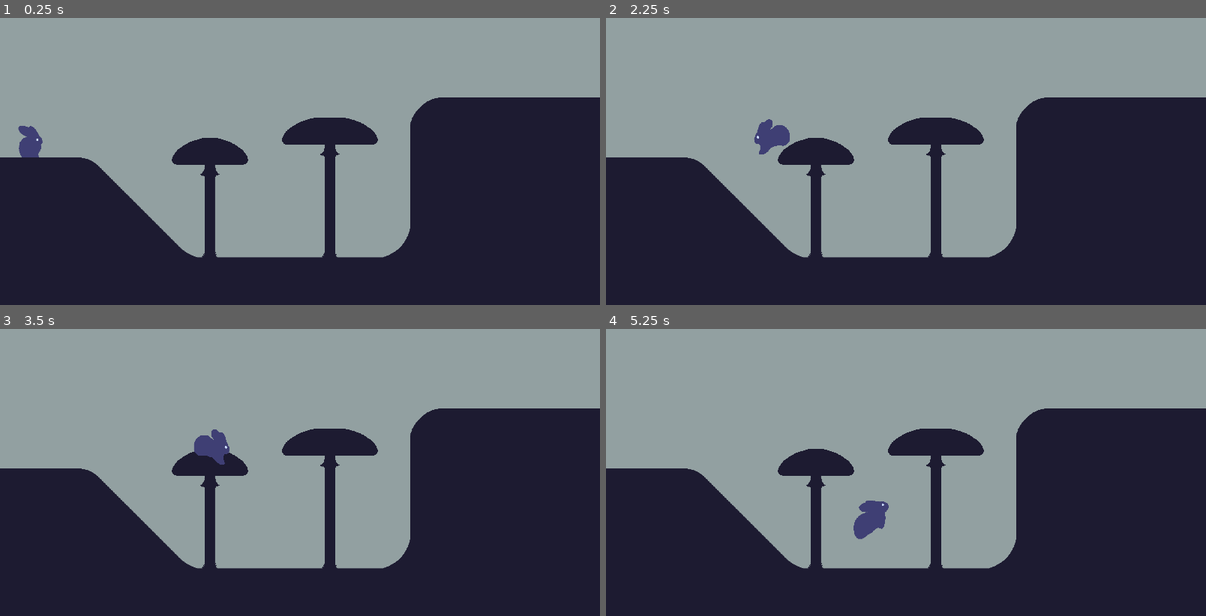
Above: before the commit, frames 1-4 (two rows, left to right).
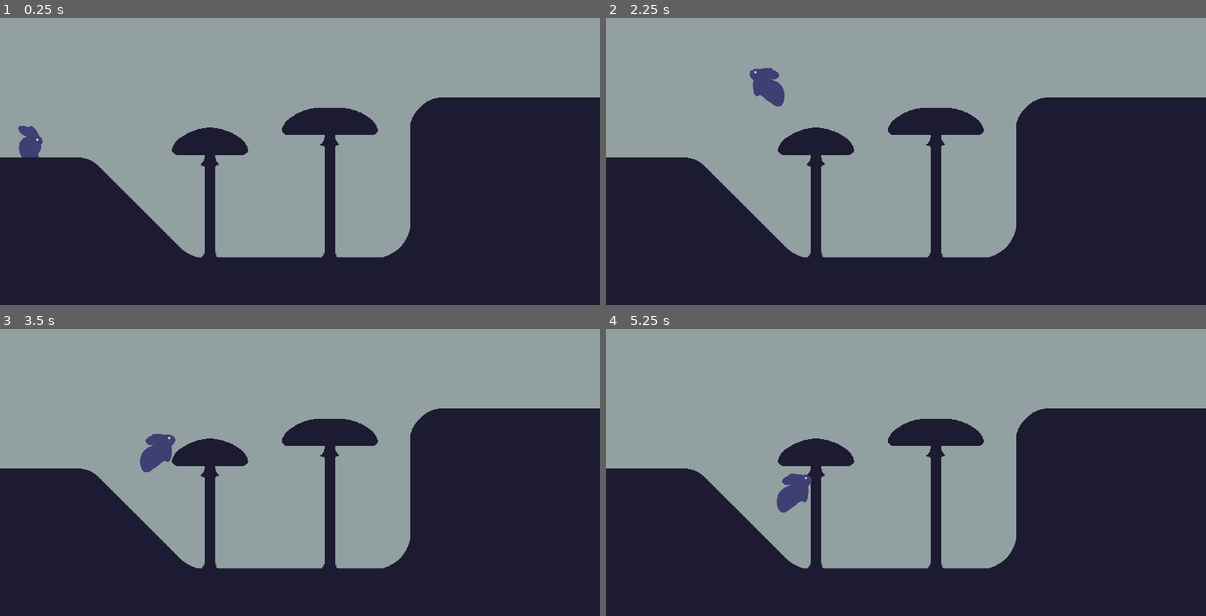
Above: after the commit, the same moments.

Repository: FuryGhost/AberrantMoon
Game: Godot game, scene res://scenes/main.tscn
The game is run twice, just before and just after one commit, with the same random seed, the same clock (stepped at 60 frames per second) and the same inputs.
Inputs:
- Up to frame 1 (0.25 s): no input
- Up to frame 2 (2.25 s): tap Enter (jump) at 0.5, 0.6, 0.77, 1.07, 1.35, 1.52, 1.82, 2.1 s; hold Right (move_right) 0.53-2.03 s; hold Left (move_left) from 2.03 s (still down)
- Up to frame 3 (3.5 s): release Left (move_left) at 2.78 s; hold Right (move_right) from 2.78 s (still down); tap Enter (jump) at 2.85, 3.02, 3.32 s
- Up to frame 4 (5.25 s): tap Enter (jump) at 3.6, 3.77, 4.07, 4.35, 4.52, 4.82, 5.1 s; release Right (move_right) at 4.28 s; hold Left (move_left) 4.28-5.03 s; hold Right (move_right) from 5.03 s (still down)

The runs differ from the first frame. In frame 1, 1.8% of the frame differs, in the area x 28-63%, y 31-56%; in frame 2, 2.8%; in frame 3, 2.6%; in frame 4, 2.9%, in the area x 28-63%, y 31-74%.

Commit message:
Added collision to mushrooms

Diff:
--- a/scenes/levels/level_1.tscn
+++ b/scenes/levels/level_1.tscn
@@ -1,7 +1,13 @@
-[gd_scene load_steps=5 format=3 uid="uid://bn218lmd123g4"]
+[gd_scene load_steps=7 format=3 uid="uid://bn218lmd123g4"]
 
 [ext_resource type="Script" path="res://scenes/levels/level_1.gd" id="1_43jy7"]
 [ext_resource type="Texture2D" uid="uid://bne7edw5fcbl8" path="res://art/spritesheets/foreground_spritesheet.png" id="2_5xrkk"]
+
+[sub_resource type="TileMapPattern" id="TileMapPattern_3foua"]
+tile_data = PackedInt32Array(0, 262144, 0, 65536, 262144, 1, 1, 327680, 0, 65537, 327680, 1, 2, 393216, 0, 65538, 393216, 1, 3, 458752, 0, 65539, 458752, 1, 4, 524288, 0, 65540, 524288, 1)
+
+[sub_resource type="TileMapPattern" id="TileMapPattern_u72hr"]
+tile_data = PackedInt32Array(0, 262144, 2, 65536, 262144, 3, 1, 327680, 2, 65537, 327680, 3, 2, 393216, 2, 65538, 393216, 3, 3, 458752, 2, 65539, 458752, 3, 4, 524288, 2, 65540, 524288, 3)
 
 [sub_resource type="TileSetAtlasSource" id="TileSetAtlasSource_hbb50"]
 texture = ExtResource("2_5xrkk")
@@ -10,10 +16,12 @@
 0:0/0/physics_layer_0/linear_velocity = Vector2(0, 0)
 0:0/0/physics_layer_0/angular_velocity = 0.0
 0:0/0/physics_layer_0/polygon_0/points = PackedVector2Array(-32, -32, 32, -32, 32, 32, -32, 32)
-4:0/size_in_atlas = Vector2i(5, 2)
 4:0/0 = 0
 4:0/0/physics_layer_0/linear_velocity = Vector2(0, 0)
 4:0/0/physics_layer_0/angular_velocity = 0.0
+4:0/0/physics_layer_0/polygon_0/points = PackedVector2Array(19.4454, 11.6673, 32, 1.41421, 32, 32, 6.5, 32)
+4:0/0/physics_layer_0/polygon_0/one_way = true
+4:0/0/physics_layer_0/polygon_0/one_way_margin = 4.0
 9:0/0 = 0
 9:0/0/physics_layer_0/linear_velocity = Vector2(0, 0)
 9:0/0/physics_layer_0/angular_velocity = 0.0
@@ -85,15 +93,97 @@
 3:4/0/physics_layer_0/linear_velocity = Vector2(0, 0)
 3:4/0/physics_layer_0/angular_velocity = 0.0
 3:4/0/physics_layer_0/polygon_0/points = PackedVector2Array(32, 0, 32, 32, -32, 32, -2, 7.5)
-4:2/size_in_atlas = Vector2i(5, 2)
+5:0/0 = 0
+5:0/0/physics_layer_0/linear_velocity = Vector2(0, 0)
+5:0/0/physics_layer_0/angular_velocity = 0.0
+5:0/0/physics_layer_0/polygon_0/points = PackedVector2Array(-32, 1, -2.5, -17, 32, -28, 32, 32, -32, 32)
+5:0/0/physics_layer_0/polygon_0/one_way = true
+5:0/0/physics_layer_0/polygon_0/one_way_margin = 4.0
+6:0/0 = 0
+6:0/0/physics_layer_0/linear_velocity = Vector2(0, 0)
+6:0/0/physics_layer_0/angular_velocity = 0.0
+6:0/0/physics_layer_0/polygon_0/points = PackedVector2Array(-32, -28.2843, 1.5, -32, 32, -28.2843, 32, 32, -32, 32)
+6:0/0/physics_layer_0/polygon_0/one_way = true
+6:0/0/physics_layer_0/polygon_0/one_way_margin = 4.0
+7:0/0 = 0
+7:0/0/physics_layer_0/linear_velocity = Vector2(0, 0)
+7:0/0/physics_layer_0/angular_velocity = 0.0
+7:0/0/physics_layer_0/polygon_0/points = PackedVector2Array(-32, -28.5088, 3.57165, -16.2709, 32, 1.33635, 32, 32, -32, 32)
+7:0/0/physics_layer_0/polygon_0/one_way = true
+7:0/0/physics_layer_0/polygon_0/one_way_margin = 4.0
+8:0/0 = 0
+8:0/0/physics_layer_0/linear_velocity = Vector2(0, 0)
+8:0/0/physics_layer_0/angular_velocity = 0.0
+8:0/0/physics_layer_0/polygon_0/points = PackedVector2Array(-32, 1, -18.8988, 11.6543, -6.92957, 32, -32, 32)
+8:0/0/physics_layer_0/polygon_0/one_way = true
+8:0/0/physics_layer_0/polygon_0/one_way_margin = 4.0
+8:1/0 = 0
+8:1/0/physics_layer_0/linear_velocity = Vector2(0, 0)
+8:1/0/physics_layer_0/angular_velocity = 0.0
+7:1/0 = 0
+7:1/0/physics_layer_0/linear_velocity = Vector2(0, 0)
+7:1/0/physics_layer_0/angular_velocity = 0.0
+6:1/0 = 0
+6:1/0/physics_layer_0/linear_velocity = Vector2(0, 0)
+6:1/0/physics_layer_0/angular_velocity = 0.0
+5:1/0 = 0
+5:1/0/physics_layer_0/linear_velocity = Vector2(0, 0)
+5:1/0/physics_layer_0/angular_velocity = 0.0
+4:1/0 = 0
+4:1/0/physics_layer_0/linear_velocity = Vector2(0, 0)
+4:1/0/physics_layer_0/angular_velocity = 0.0
 4:2/0 = 0
 4:2/0/physics_layer_0/linear_velocity = Vector2(0, 0)
 4:2/0/physics_layer_0/angular_velocity = 0.0
+4:2/0/physics_layer_0/polygon_0/points = PackedVector2Array(-10, 8, 32, -18, 32, 32, -24, 32)
+4:2/0/physics_layer_0/polygon_0/one_way = true
+4:2/0/physics_layer_0/polygon_0/one_way_margin = 4.0
+5:2/0 = 0
+5:2/0/physics_layer_0/linear_velocity = Vector2(0, 0)
+5:2/0/physics_layer_0/angular_velocity = 0.0
+5:2/0/physics_layer_0/polygon_0/points = PackedVector2Array(-32, -17, -3.5, -28, 32, -32, 32, 32, -32, 32)
+5:2/0/physics_layer_0/polygon_0/one_way = true
+5:2/0/physics_layer_0/polygon_0/one_way_margin = 4.0
+6:2/0 = 0
+6:2/0/physics_layer_0/linear_velocity = Vector2(0, 0)
+6:2/0/physics_layer_0/angular_velocity = 0.0
+6:2/0/physics_layer_0/polygon_0/points = PackedVector2Array(-32, -32, 32, -32, 32, 32, -32, 32)
+6:2/0/physics_layer_0/polygon_0/one_way = true
+6:2/0/physics_layer_0/polygon_0/one_way_margin = 4.0
+7:2/0 = 0
+7:2/0/physics_layer_0/linear_velocity = Vector2(0, 0)
+7:2/0/physics_layer_0/angular_velocity = 0.0
+7:2/0/physics_layer_0/polygon_0/points = PackedVector2Array(-32, -32, -1.19055, -28.5732, 32, -17.5, 32, 32, -32, 32)
+7:2/0/physics_layer_0/polygon_0/one_way = true
+7:2/0/physics_layer_0/polygon_0/one_way_margin = 4.0
+8:2/0 = 0
+8:2/0/physics_layer_0/linear_velocity = Vector2(0, 0)
+8:2/0/physics_layer_0/angular_velocity = 0.0
+8:2/0/physics_layer_0/polygon_0/points = PackedVector2Array(-32, -18, 9, 8.5, 24, 32, -32, 32)
+8:2/0/physics_layer_0/polygon_0/one_way = true
+8:2/0/physics_layer_0/polygon_0/one_way_margin = 4.0
+8:3/0 = 0
+8:3/0/physics_layer_0/linear_velocity = Vector2(0, 0)
+8:3/0/physics_layer_0/angular_velocity = 0.0
+7:3/0 = 0
+7:3/0/physics_layer_0/linear_velocity = Vector2(0, 0)
+7:3/0/physics_layer_0/angular_velocity = 0.0
+6:3/0 = 0
+6:3/0/physics_layer_0/linear_velocity = Vector2(0, 0)
+6:3/0/physics_layer_0/angular_velocity = 0.0
+5:3/0 = 0
+5:3/0/physics_layer_0/linear_velocity = Vector2(0, 0)
+5:3/0/physics_layer_0/angular_velocity = 0.0
+4:3/0 = 0
+4:3/0/physics_layer_0/linear_velocity = Vector2(0, 0)
+4:3/0/physics_layer_0/angular_velocity = 0.0
 
 [sub_resource type="TileSet" id="TileSet_svek5"]
 tile_size = Vector2i(64, 64)
 physics_layer_0/collision_layer = 1
 sources/0 = SubResource("TileSetAtlasSource_hbb50")
+pattern_0 = SubResource("TileMapPattern_3foua")
+pattern_1 = SubResource("TileMapPattern_u72hr")
 
 [node name="Level1" type="Node2D"]
 script = ExtResource("1_43jy7")
@@ -105,7 +195,7 @@
 [node name="TileMap" type="TileMap" parent="Interactable"]
 tile_set = SubResource("TileSet_svek5")
 format = 2
-layer_0/tile_data = PackedInt32Array(655358, 0, 1, 720894, 0 …(4104 unchanged characters)… 0902, 0, 2, 786439, 0, 2, 851976, 0, 2, 589834, 262144, 0, 655370, 589824, 0, 720906, 589824, 0, 786442, 589824, 0, 851978, 589824, 0, 524304, 262144, 2, 589840, 589824, 0, 655376, 589824, 0, 720912, 589824, 0, 786448, 589824, 0, 851984, 589824, 0, 393249, 0, 1, 458785, 0, 0, 524321, 0, 0, 589857, 0, 0, 655393, 0, 0, 720929, 0, 0, 786465, 0, 0, 852001, 0, 0, 917537, 0, 0, 983073, 0, 0, 1048609, 0, 0, 1114145, 0, 0)
+layer_0/tile_data = PackedInt32Array(655358, 0, 1, 720894, 0 …(4104 unchanged characters)… 0902, 0, 2, 786439, 0, 2, 851976, 0, 2, 655370, 589824, 0, 720906, 589824, 0, 786442, 589824, 0, 851978, 589824, 0, 589840, 589824, 0, 655376, 589824, 0, 720912, 589824, 0, 786448, 589824, 0, 851984, 589824, 0, 393249, 0, 1, 458785, 0, 0, 524321, 0, 0, 589857, 0, 0, 655393, 0, 0, 720929, 0, 0, 786465, 0, 0, 852001, 0, 0, 917537, 0, 0, 983073, 0, 0, 1048609, 0, 0, 1114145, 0, 0, 524296, 262144, 0, 589832, 262144, 1, 524297, 327680, 0, 589833, 327680, 1, 524298, 393216, 0, 589834, 393216, 1, 524299, 458752, 0, 589835, 458752, 1, 524300, 524288, 0, 589836, 524288, 1, 458766, 262144, 2, 524302, 262144, 3, 458767, 327680, 2, 524303, 327680, 3, 458768, 393216, 2, 524304, 393216, 3, 458769, 458752, 2, 524305, 458752, 3, 458770, 524288, 2, 524306, 524288, 3)
 
 [node name="MoonHitArea" type="Area2D" parent="."]
 
--- a/scenes/player.gd
+++ b/scenes/player.gd
@@ -29,7 +29,7 @@
 	if direction:
 		velocity.x = direction * SPEED
 
-		if direction == _jump_boost_direction:
+		if direction == _jump_boost_direction && !is_on_floor():
 			velocity.x += direction * JUMP_BOOST_SPEED
 		else:
 			_jump_boost_direction = 0
